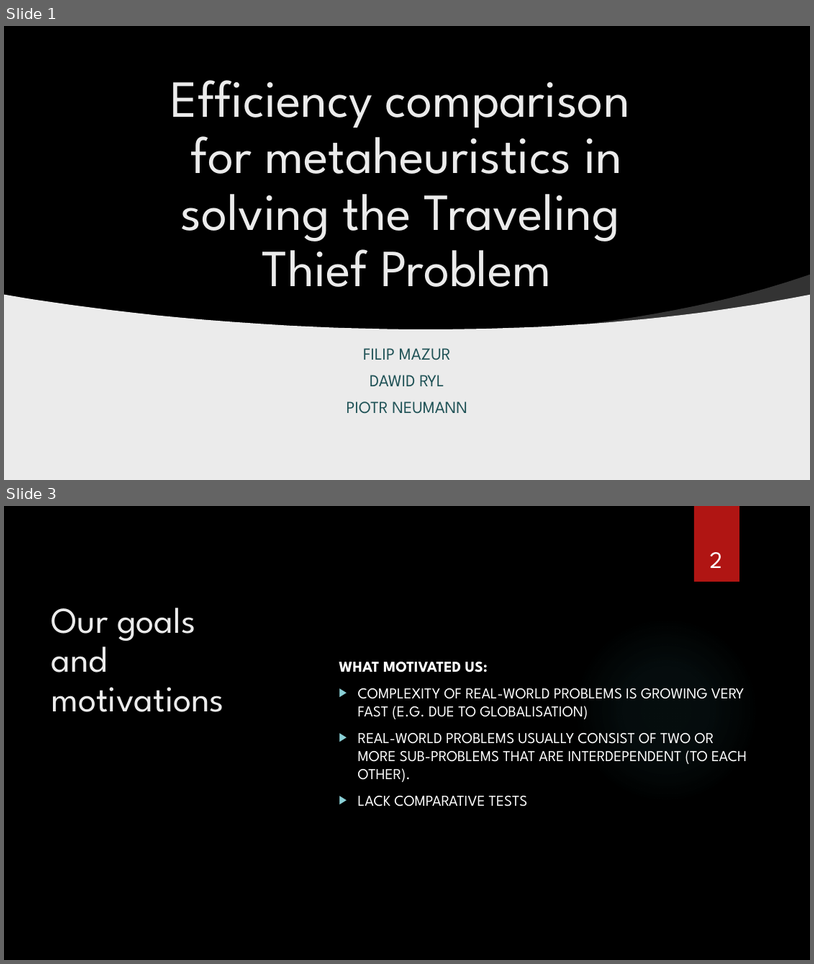
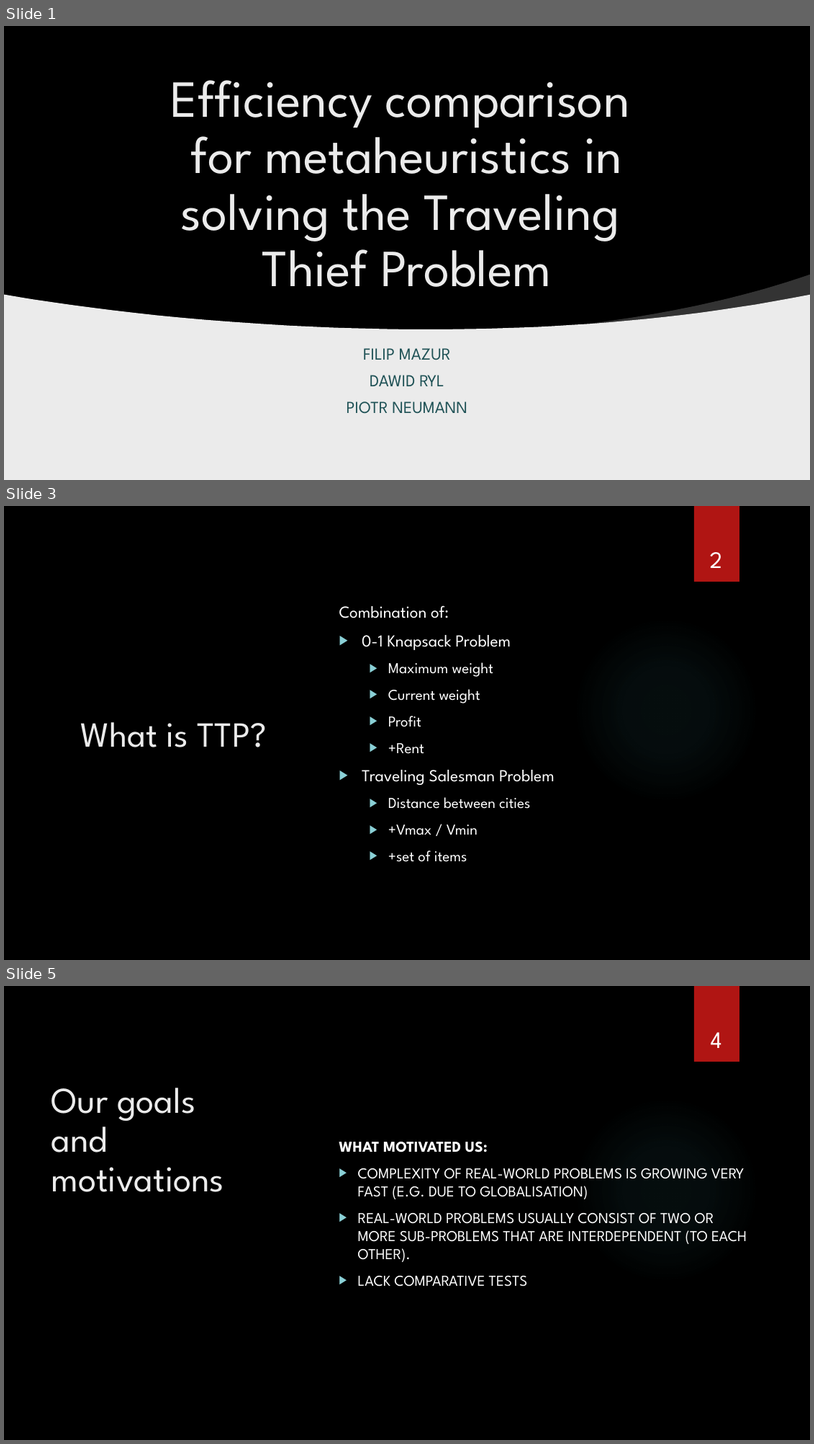
Before and after one commit to MegaKruk/PWr-ATiAI, a slide deck: AI-midterm-presentation_3.pptx. Shown one above the other, each under a label of ours: slides 1 and 3 before the commit, slides 1, 3 and 5 after it; the slides between them are not shown. The pictures are 814x964 and 814x1444 pixels, drawn with LibreOffice and Linux fonts; fonts in the diff are those of the drawing; background and template pictures are left out. Boxes give left, top, right and bottom in pixels: in the first picture for what was removed or moved away, otherwise in the second. Text is boxed around its words. In the diff, an @@ line names an element or a change of style, - is before the commit and + after.

```diff
--- a/AI-midterm-presentation_3.pptx
+++ b/AI-midterm-presentation_3.pptx
@@ slide 3 added at (4,506,810,960), background picture (left out); not listed: 2 template elements that a slide beside it also shows @@
@@ page number added at (710,552,723,568), 28 pt, text #FFFFFF @@
+2
@@ text added at (340,605,555,862), 18 pt, text #FFFFFF @@
+Combination of:
+▶ 0-1 Knapsack Problem
+  ▶ Maximum weight
+  ▶ Current weight
+  ▶ Profit
+  ▶ +Rent
+▶ Traveling Salesman Problem
+  ▶ Distance between cities
+  ▶ +Vmax / Vmin
+  ▶ +set of items
@@ title added at (81,722,266,747), 42 pt, text #EBEBEB @@
+What is TTP?
@@ what was slide 3 is now slide 5 @@
@@ page number at (711,1032,723,1048): text changed @@
-2
+4
```
Also in this commit, not shown: 1 slide changed, 1 other slide added, 3 other files.
